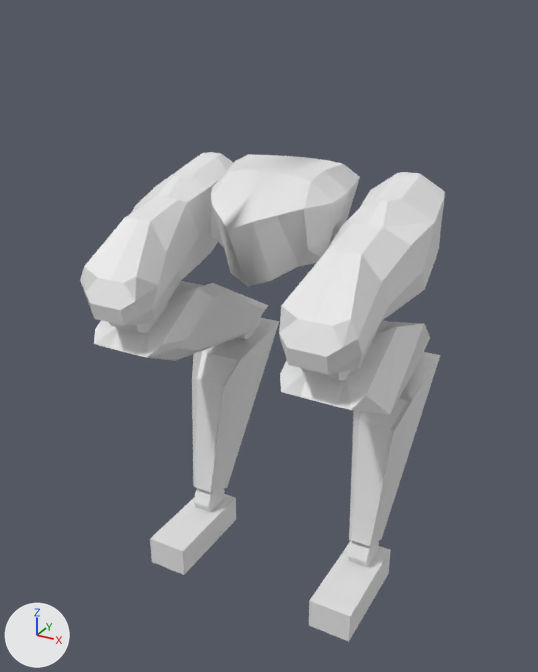
What one commit did to the FBX model Assets/_Project/Art/Blender Files/Legs-Bipedal-TwoJoint-Back.fbx.
Both versions are drawn from a 50 mm lens placed at (14.4, -27.2, 25.9), pointed at (-0.3, -0.5, 12.5). Lighting does not change. The marker at lower left points along +X, +Y and +Z.

The scene before the commit, as lines of its bpy script (objects in view):
```python
ob_mesh_leg1_joint_l = bpy.data.objects.new('Mesh_Leg1_Joint.L', me_cylinder_008)
ob_mesh_leg1_joint_l.location = (0.0, 0.0, 0.0)
ob_mesh_leg1_joint_l.rotation_euler = (-3.142, 0.0, 0.0)  # degrees (-180, 0, 0)
ob_mesh_leg1_joint_l.scale = (-1.0, -1.0, -1.0)
ob_mesh_leg1_l = bpy.data.objects.new('Mesh_Leg1.L', me_cube_011)
ob_mesh_leg1_l.location = (0.0, 0.0, 0.0)
ob_mesh_leg1_l.rotation_euler = (3.142, 0.0, 0.0)  # degrees (180, 0, 0)
ob_mesh_leg1_l.scale = (-1.0, -1.0, -1.0)
ob_mesh_leg1_r = bpy.data.objects.new('Mesh_Leg1.R', me_cube_011)
ob_mesh_leg1_r.location = (0.0, 0.0, 0.0)
ob_mesh_leg2_joint_l = bpy.data.objects.new('Mesh_Leg2_Joint.L', me_cylinder_006)
ob_mesh_leg2_joint_l.location = (0.0, 0.0, 0.0)
ob_mesh_leg2_joint_l.rotation_euler = (-3.142, 0.0, 0.0)  # degrees (-180, 0, 0)
ob_mesh_leg2_joint_l.scale = (-1.0, -1.0, -1.0)
ob_mesh_leg2_joint_r = bpy.data.objects.new('Mesh_Leg2_Joint.R', me_cylinder_006)
ob_mesh_leg2_joint_r.location = (0.0, 0.0, 0.0)
ob_mesh_leg2_l = bpy.data.objects.new('Mesh_Leg2.L', me_cube_015)
ob_mesh_leg2_l.location = (0.0, 0.0, 0.0)
ob_mesh_leg2_l.rotation_euler = (-3.142, 0.0, 0.0)  # degrees (-180, 0, 0)
ob_mesh_leg2_l.scale = (-1.0, -1.0, -1.0)
ob_mesh_leg2_r = bpy.data.objects.new('Mesh_Leg2.R', me_cube_015)
ob_mesh_leg2_r.location = (0.0, 0.0, 0.0)
ob_mesh_leg3_l = bpy.data.objects.new('Mesh_Leg3.L', me_cube_016)
ob_mesh_leg3_l.location = (0.0, 0.0, 0.0)
ob_mesh_leg3_l.rotation_euler = (-3.142, 0.0, 0.0)  # degrees (-180, 0, 0)
ob_mesh_leg3_l.scale = (-1.0, -1.0, -1.0)
ob_mesh_trunk = bpy.data.objects.new('Mesh_Trunk', me_cube_022)
ob_mesh_trunk.location = (0.0, 0.0, 0.0)
# also in view: 'Mesh_Foot.L' at (4.5, -1.0, 0.7); 'Mesh_Leg3.R' at (-4.5, 2.8, 6.2); 'Mesh_Foot.R' at (-4.5, -1.0, 0.7)
```
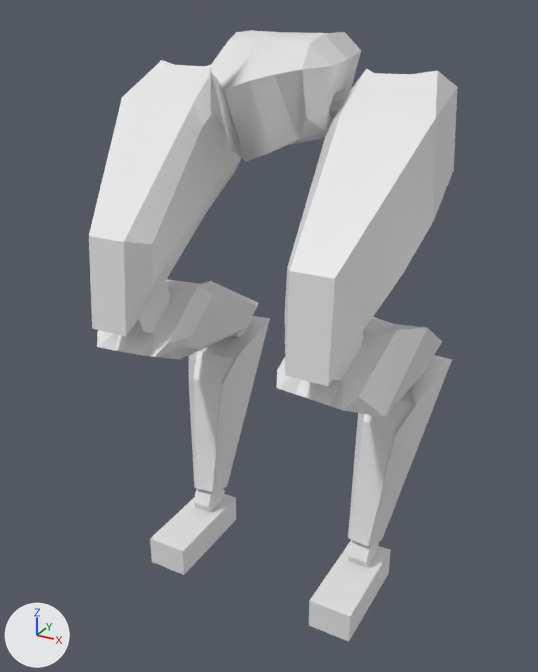
The change, as JSON lines over the scene's bpy script:
```json
{"op": "add", "block": "me_cube_001", "code": ["me_cube_001 = bpy.data.meshes.new('Cube.001')", "me_cube_001.from_pydata(...)  # 50 vertices, 41 faces; spans x -2.62..1.61, y -3.9..8.09, z -2.9..3.52"]}
{"op": "set", "path": "ob_mesh_leg1_joint_l.location", "old": "(0.0, 0.0, 0.0)", "new": "(0.2, 0.11, 4.95)"}
{"op": "set", "path": "ob_mesh_leg2_joint_l.location", "old": "(0.0, 0.0, 0.0)", "new": "(-0.12, 0.38, 0.12)"}
{"op": "set", "path": "ob_mesh_leg2_joint_l.rotation_euler", "old": "(-3.142, 0.0, 0.0)", "new": "(3.14, 0.0265, -0.0842)", "note": "degrees (-180, 0, 0) -> degrees (180, 1.5, -4.8)"}
{"op": "set", "path": "ob_mesh_leg2_r.location", "old": "(0.0, 0.0, 0.0)", "new": "(0.12, 0.38, 0.12)"}
{"op": "set", "path": "ob_mesh_leg2_r.rotation_euler", "old": "(0.0, 0.0, 0.0)", "new": "(-0.00124, -0.0265, 0.0842)", "note": "degrees (0, 0, 0) -> degrees (-0.1, -1.5, 4.8)"}
{"op": "set", "path": "ob_mesh_leg3_l.location", "old": "(0.0, 0.0, 0.0)", "new": "(-0.12, 0.38, 0.12)"}
{"op": "set", "path": "ob_mesh_leg3_l.rotation_euler", "old": "(-3.142, 0.0, 0.0)", "new": "(3.14, 0.0265, -0.0842)", "note": "degrees (-180, 0, 0) -> degrees (180, 1.5, -4.8)"}
{"op": "set", "path": "ob_mesh_leg2_l.location", "old": "(0.0, 0.0, 0.0)", "new": "(-0.12, 0.38, 0.12)"}
{"op": "set", "path": "ob_mesh_leg2_l.rotation_euler", "old": "(-3.142, 0.0, 0.0)", "new": "(3.14, 0.0265, -0.0842)", "note": "degrees (-180, 0, 0) -> degrees (180, 1.5, -4.8)"}
{"op": "set", "path": "ob_mesh_leg2_joint_r.location", "old": "(0.0, 0.0, 0.0)", "new": "(0.12, 0.38, 0.12)"}
{"op": "set", "path": "ob_mesh_leg2_joint_r.rotation_euler", "old": "(0.0, 0.0, 0.0)", "new": "(-0.00124, -0.0265, 0.0842)", "note": "degrees (0, 0, 0) -> degrees (-0.1, -1.5, 4.8)"}
{"op": "set", "path": "ob_mesh_leg3_r.location", "old": "(0.0, 0.0, 0.0)", "new": "(0.12, 0.38, 0.12)"}
{"op": "set", "path": "ob_mesh_leg3_r.rotation_euler", "old": "(0.0, 0.0, 0.0)", "new": "(-0.00124, -0.0265, 0.0842)", "note": "degrees (0, 0, 0) -> degrees (-0.1, -1.5, 4.8)"}
{"op": "remove", "block": "ob_mesh_leg1_r", "code": ["ob_mesh_leg1_r = bpy.data.objects.new('Mesh_Leg1.R', me_cube_011)", "ob_mesh_leg1_r.location = (0.0, 0.0, 0.0)"]}
{"op": "set", "path": "ob_mesh_trunk.location", "old": "(0.0, 0.0, 0.0)", "new": "(0.0, 0.0, 5.0)"}
{"op": "set", "path": "ob_mesh_trunk.scale", "old": "(1.0, 1.0, 1.0)", "new": "(0.917, 1.0, 1.0)"}
{"op": "remove", "block": "ob_mesh_leg1_l", "code": ["ob_mesh_leg1_l = bpy.data.objects.new('Mesh_Leg1.L', me_cube_011)", "ob_mesh_leg1_l.location = (0.0, 0.0, 0.0)", "ob_mesh_leg1_l.rotation_euler = (3.142, 0.0, 0.0)  # degrees (180, 0, 0)", "ob_mesh_leg1_l.scale = (-1.0, -1.0, -1.0)"]}
{"op": "add", "block": "ob_mesh_leg2_r_001", "code": ["ob_mesh_leg2_r_001 = bpy.data.objects.new('Mesh_Leg2.R.001', me_cube_001)", "ob_mesh_leg2_r_001.location = (-4.16, -1.25, 20.5)", "ob_mesh_leg2_r_001.rotation_euler = (-2.066, 0.0112, 0.0267)  # degrees (-118, 0.6, 1.5)"]}
{"op": "add", "block": "ob_mesh_leg2_r_002", "code": ["ob_mesh_leg2_r_002 = bpy.data.objects.new('Mesh_Leg2.R.002', me_cube_001)", "ob_mesh_leg2_r_002.location = (4.16, -1.25, 20.5)", "ob_mesh_leg2_r_002.rotation_euler = (1.075, -0.0112, -0.0267)  # degrees (62, -0.6, -1.5)", "ob_mesh_leg2_r_002.scale = (-1.0, -1.0, -1.0)"]}
```

Pixel boxes (x1, y1, x2, y2) of what changed, in the pictures (538 x 672 px):
```json
{"object": "Mesh_Leg2.R.002", "change": "added", "after": [284, 69, 458, 386]}
{"object": "Mesh_Trunk", "change": "moved, rescaled", "before": [211, 154, 360, 287], "after": [211, 30, 361, 162]}
{"object": "Mesh_Leg2.R.001", "change": "added", "after": [89, 60, 241, 337]}
{"object": "Mesh_Leg1.L", "change": "deleted", "before": [279, 172, 445, 374]}
{"object": "Mesh_Leg1.R", "change": "deleted", "before": [80, 152, 233, 326]}
{"object": "Mesh_Leg3.R", "change": "moved, turned", "before": [192, 318, 279, 492], "after": [189, 316, 270, 492]}
{"object": "Mesh_Leg3.L", "change": "moved, turned", "before": [349, 352, 440, 546], "after": [348, 355, 452, 547]}
{"object": "Mesh_Leg2.L", "change": "moved, turned", "before": [280, 320, 430, 415], "after": [276, 317, 442, 417]}
{"object": "Mesh_Leg2.R", "change": "moved, turned", "before": [94, 281, 268, 361], "after": [97, 279, 258, 359]}
{"object": "Mesh_Leg2_Joint.R", "change": "moved, turned", "before": [109, 302, 168, 333], "after": [131, 282, 170, 333]}
{"object": "Mesh_Leg2_Joint.L", "change": "moved, turned", "before": [302, 368, 350, 380], "after": [333, 332, 363, 380]}
{"object": "Mesh_Leg1_Joint.L", "change": "moved", "before": [330, 227, 340, 242], "after": [330, 101, 342, 118]}
```
